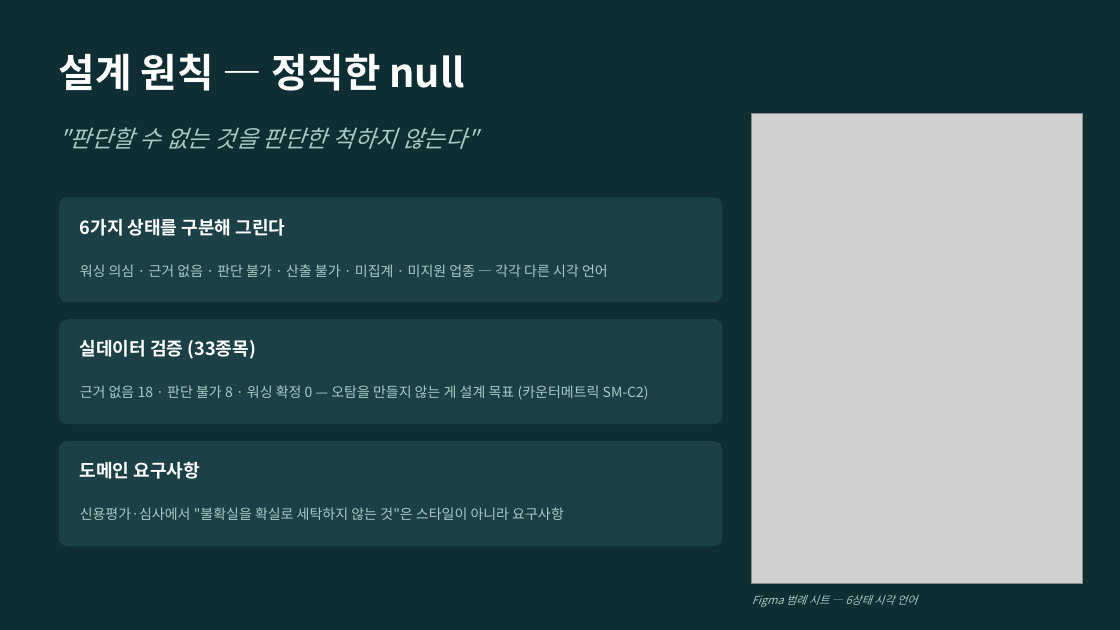
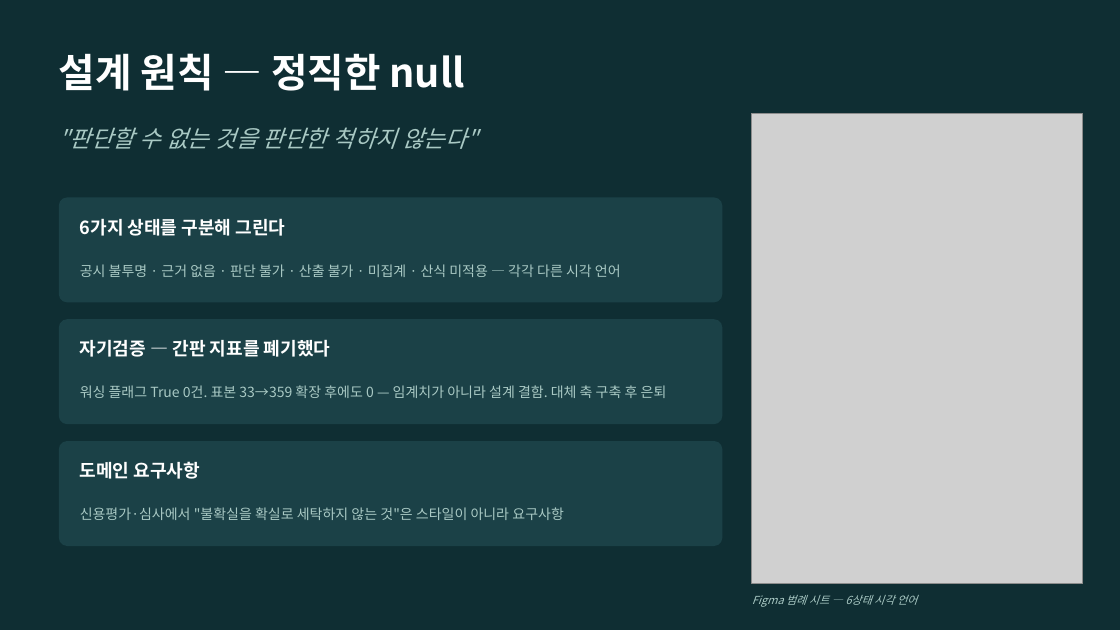
Before and after one commit to dariajkim-star/valueup-washing-lab, a slide deck: slide 7 of docs/valueup-washing-deck.pptx. Drawn at 1120x630 pixels with LibreOffice and Linux fonts; fonts in the diff are those of the drawing; grey boxes stand for pictures. Boxes give left, top, right and bottom in pixels: in the first picture for what was removed or moved away, otherwise in the second. Text is boxed around its words. In the diff, an @@ line names an element or a change of style, - is before the commit and + after.

```diff
--- a/docs/valueup-washing-deck.pptx
+++ b/docs/valueup-washing-deck.pptx
@@ text at [80,264,621,277]: text changed @@
-워싱 의심 · 근거 없음 · 판단 불가 · 산출 불가 · 미집계 · 미지원 업종 — 각각 다른 시각 언어
+공시 불투명 · 근거 없음 · 판단 불가 · 산출 불가 · 미집계 · 산식 미적용 — 각각 다른 시각 언어
@@ text at [80,339,330,357]: text changed @@
-실데이터 검증 (33종목)
+자기검증 — 간판 지표를 폐기했다
@@ text at [80,385,667,398]: text changed @@
-근거 없음 18 · 판단 불가 8 · 워싱 확정 0 — 오탐을 만들지 않는 게 설계 목표 (카운터메트릭 SM-C2)
+워싱 플래그 True 0건. 표본 33→359 확장 후에도 0 — 임계치가 아니라 설계 결함. 대체 축 구축 후 은퇴
```
Also in this commit, not shown: 9 other slides changed, 2 other files.
